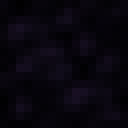
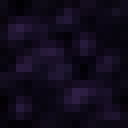
Revision of a layered 128px x 128px image; what changed, layer by layer:
"polished obsidian": opacity 50% → 100% over 0, 0, 128, 128
removed layer "background" over 0, 0, 128, 128
